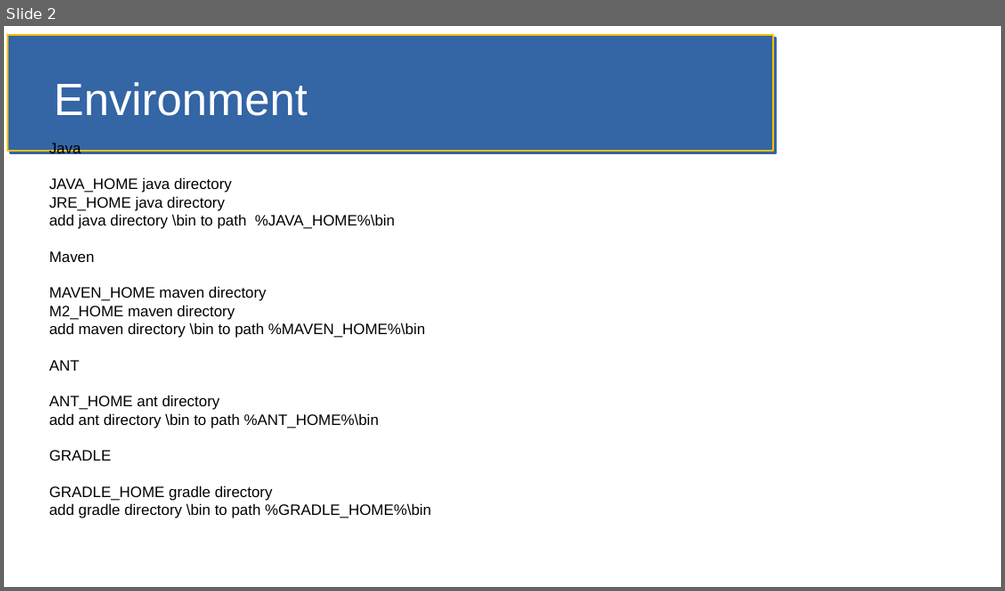
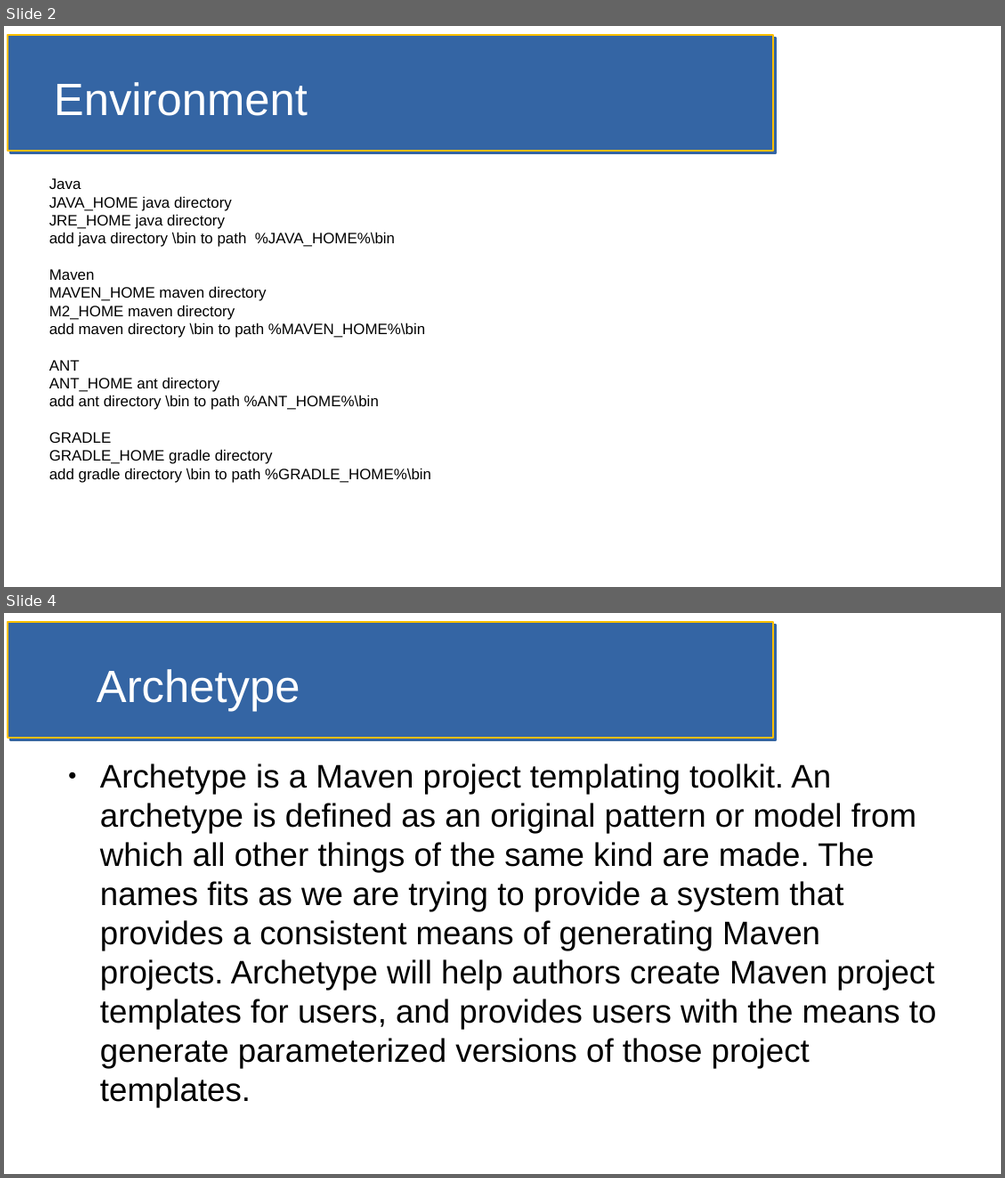
Before and after one commit to jfdoyle3/maven_class, a slide deck: slides/maven.odp. Shown one above the other, each under a label of ours: slide 2 before the commit, slides 2 and 4 after it; the slides between them are not shown. The pictures are 1005x591 and 1005x1178 pixels, drawn with LibreOffice and Linux fonts; fonts in the diff are those of the drawing. Boxes give left, top, right and bottom in pixels: in the first picture for what was removed or moved away, otherwise in the second. Text is boxed around its words. In the diff, an @@ line names an element or a change of style, - is before the commit and + after.

Commit message:
added intellij projects and slides

```diff
--- a/slides/maven.odp
+++ b/slides/maven.odp
@@ slide 4 added at (x1=4, y1=613, x2=1001, y2=1174), background #FFFFFF; not listed: 1 template element that a slide beside it also shows @@
@@ title added at (x1=97, y1=669, x2=300, y2=711), 36 pt, text #FFFFFF @@
+Archetype
@@ text added at (x1=100, y1=763, x2=937, y2=1107), 26 pt, text #000000 @@
+● Archetype is a Maven project templating toolkit. An archetype is defined as an original pattern or model from which all other things of the same kind are made. The names fits as we are trying to provide a system that provides a consistent means of generating Maven projects. Archetype will help authors create Maven project templates for users, and provides users with the means to generate parameterized versions of those project templates.
@@ slide 2 changed as well @@
@@ subtitle "Java" rewrapped from (x1=49, y1=143, x2=431, y2=518) to (x1=49, y1=178, x2=431, y2=483) @@
```
Also in this commit, not shown: 1 other slide changed, 1 other slide added, 16 other files.
